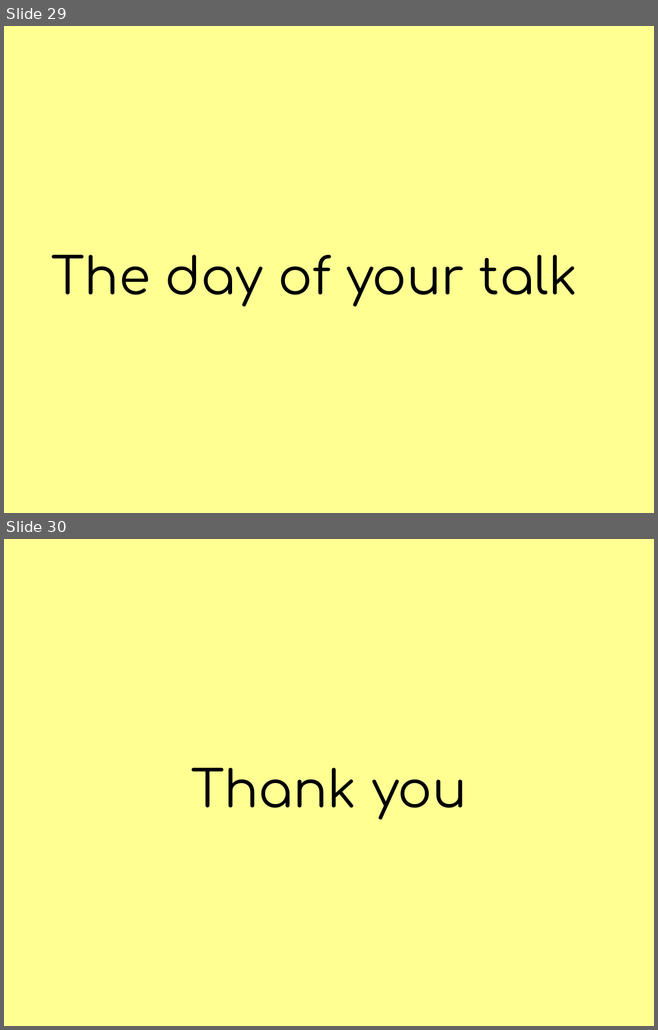
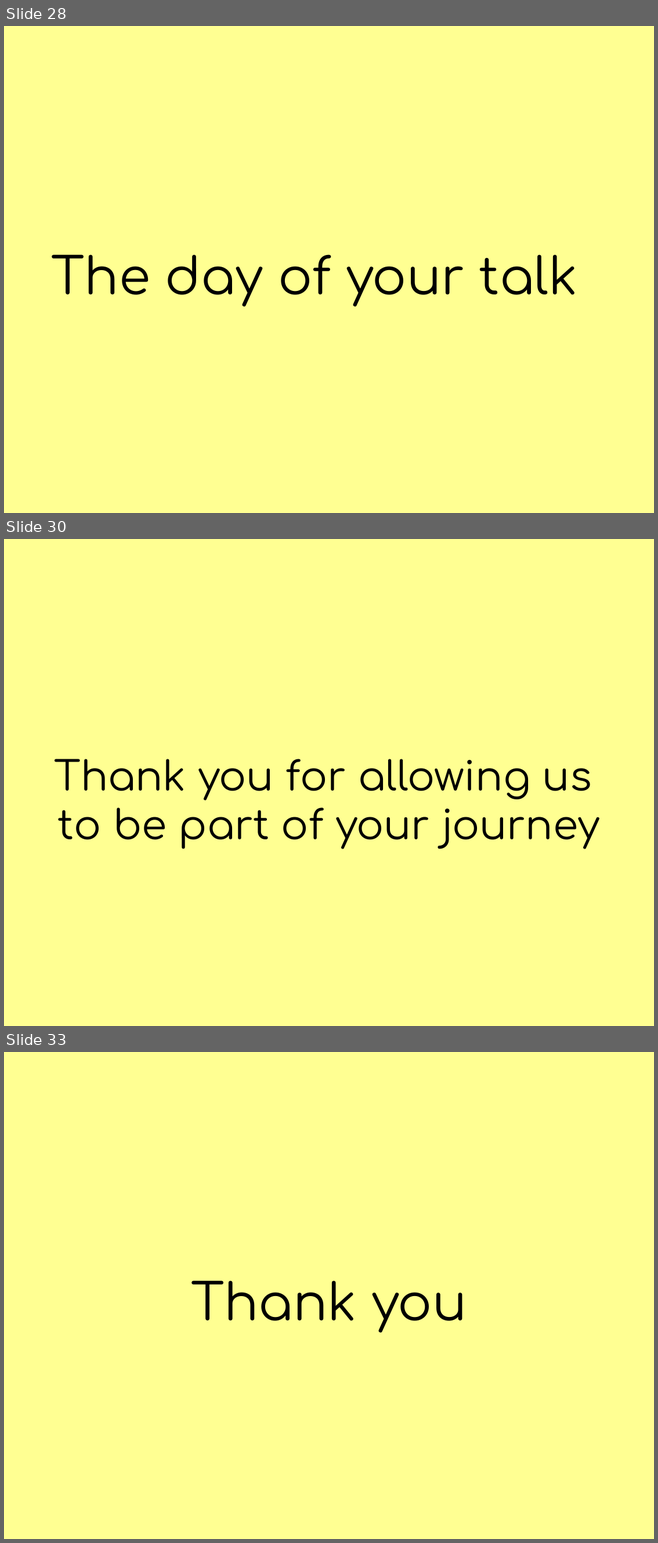
Before and after one commit to JiggyPete/global-diversity-cfp-day-site, a slide deck: public/slides/global-diversity-cfp-day.pptx. Shown one above the other, each under a label of ours: slides 29 and 30 before the commit, slides 28, 30 and 33 after it; the slides between them are not shown. The pictures are 658x1030 and 658x1543 pixels, drawn with LibreOffice and Linux fonts; fonts in the diff are those of the drawing. Boxes give left, top, right and bottom in pixels: in the first picture for what was removed or moved away, otherwise in the second. Text is boxed around its words. In the diff, an @@ line names an element or a change of style, - is before the commit and + after.

```diff
--- a/public/slides/global-diversity-cfp-day.pptx
+++ b/public/slides/global-diversity-cfp-day.pptx
@@ slide 30 added at [4, 539, 654, 1026], background #FFFF92 @@
@@ title added at [54, 759, 600, 849], 63.8 pt, text #000000 @@
+Thank you for allowing us
+to be part of your journey
@@ what was slide 29 is now slide 28 @@
@@ what was slide 30 is now slide 33 @@
```
Also in this commit, not shown: 3 slides changed, 3 other slides added, 1 slide removed, 3 other files.
